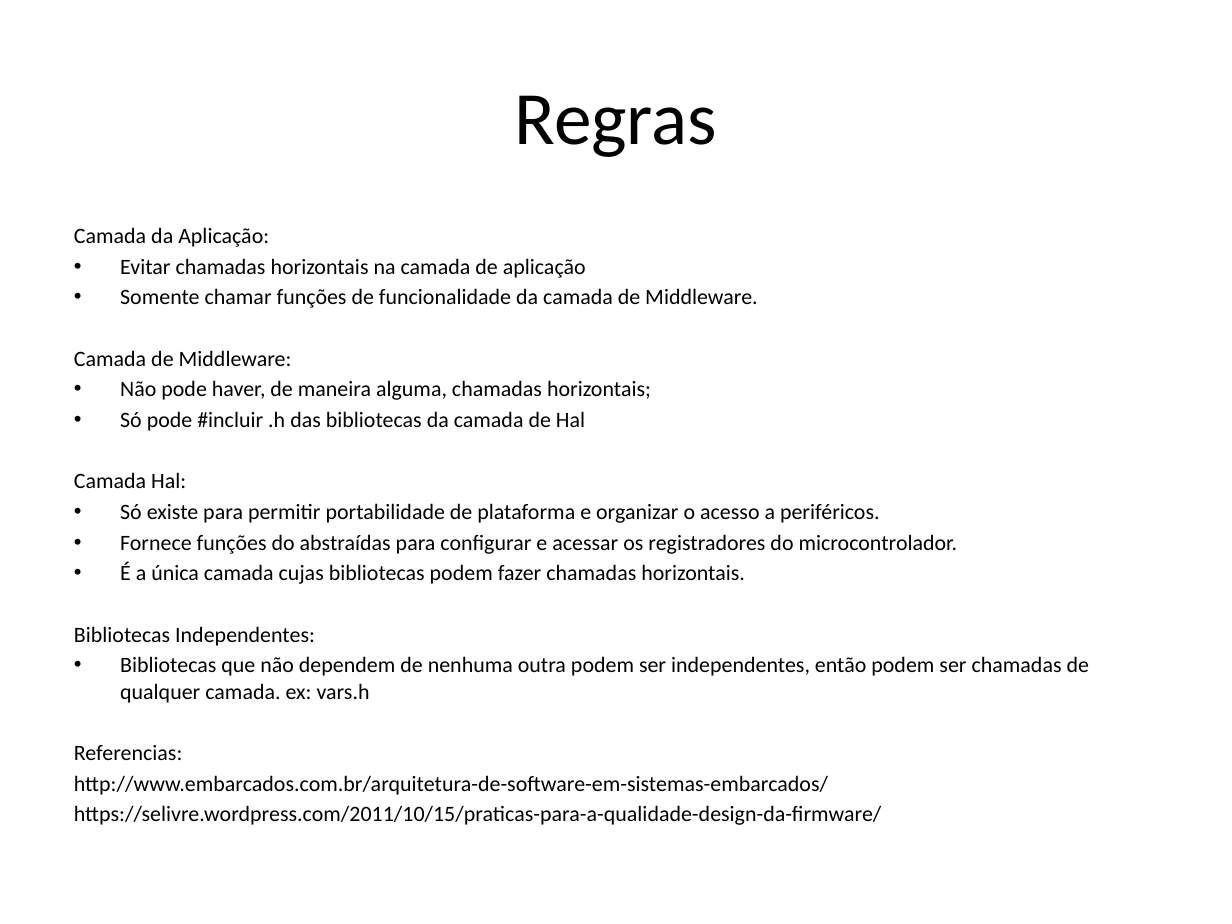
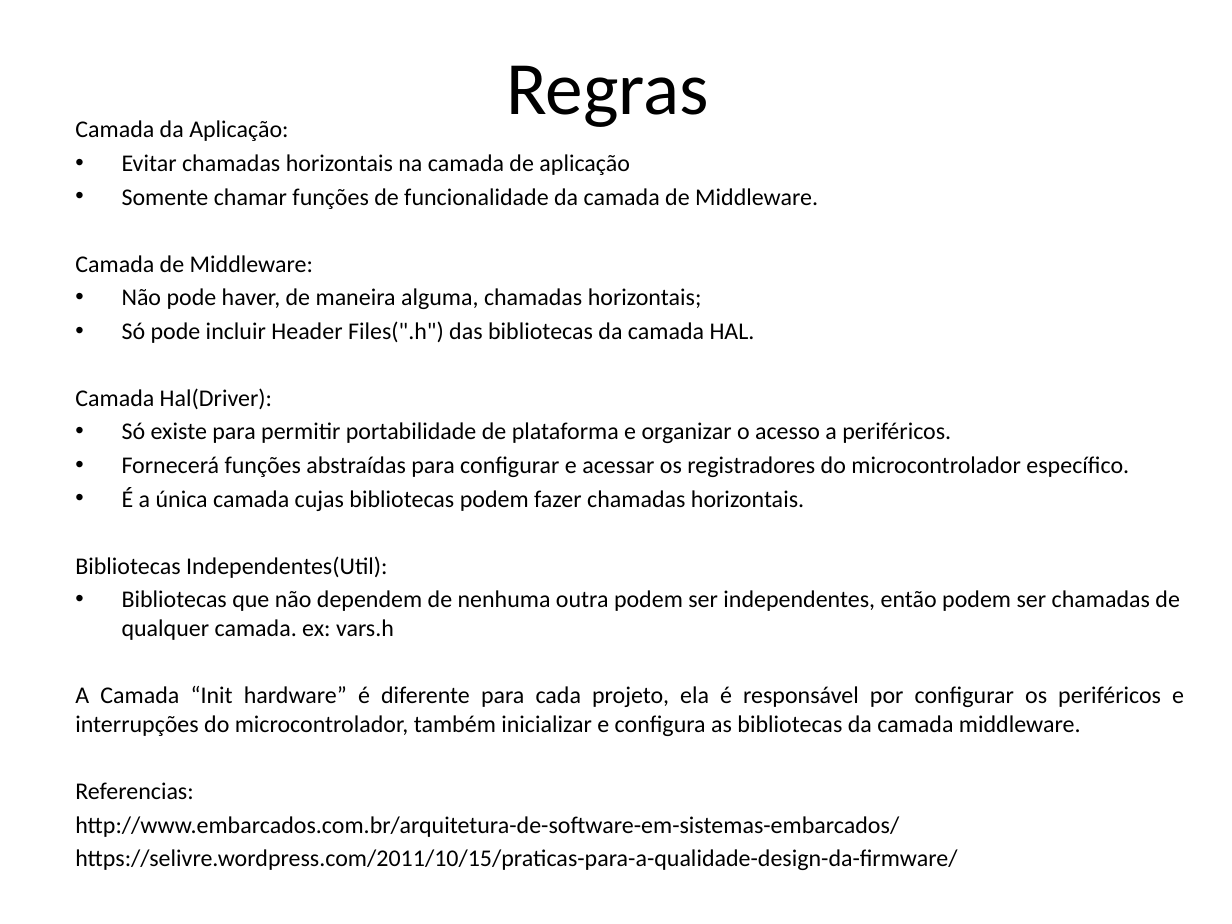
Before and after one commit to JorgeGzm/JAGA, a slide deck: slide 2 of docs/Arquitetura_Firmwares.pptx. Drawn at 1232x924 pixels with LibreOffice and Linux fonts; fonts in the diff are those of the drawing. Boxes give left, top, right and bottom in pixels: in the first picture for what was removed or moved away, otherwise in the second. Text is boxed around its words. In the diff, an @@ line names an element or a change of style, - is before the commit and + after.

```diff
--- a/docs/Arquitetura_Firmwares.pptx
+++ b/docs/Arquitetura_Firmwares.pptx
@@ title "Regras": place and size @@
-title "Regras" at (515,95,718,157)
+title "Regras" at (506,65,709,127)
@@ text "Camada da Aplicação:": place and size @@
-text "Camada da Aplicação:" at (74,227,1089,825)
+text "Camada da Aplicação:" at (75,154,1184,870)
@@ text "Camada da Aplicação:" at (75,154,1184,870): vertical alignment top to middle @@
@@ text at (75,154,1180,870): size 12.8 to 14 pt in "Camada da Aplicação:", "Evitar chamadas horizontais na camada de aplicação", "Somente chamar funções de funcionalidade da camada ...", "Camada de Middleware:" and 7 more places @@
@@ text at (75,321,755,409): text changed; size 12.8 to 14 pt @@
-• Só pode #incluir .h das bibliotecas da camada de Hal
-Camada Hal:
+• Só pode incluir Header Files(".h") das bibliotecas da camada HAL.
+Camada Hal(Driver):
@@ text at (122,456,1129,477): text changed; size 12.8 to 14 pt @@
-• Fornece funções do abstraídas para configurar e acessar os registradores do microcontrolador.
+• Fornecerá funções abstraídas para configurar e acessar os registradores do microcontrolador específico.
@@ text at (75,556,387,578): text changed; size 12.8 to 14 pt @@
-Bibliotecas Independentes:
+Bibliotecas Independentes(Util):
@@ text at (75,686,1184,736): paragraph added @@
+A Camada “Init hardware” é diferente para cada projeto, ela é responsável por configurar os periféricos e interrupções do microcontrolador, também inicializar e configura as bibliotecas da camada middleware.
```
Also in this commit, not shown: 1 other slide changed, 1 other file.
